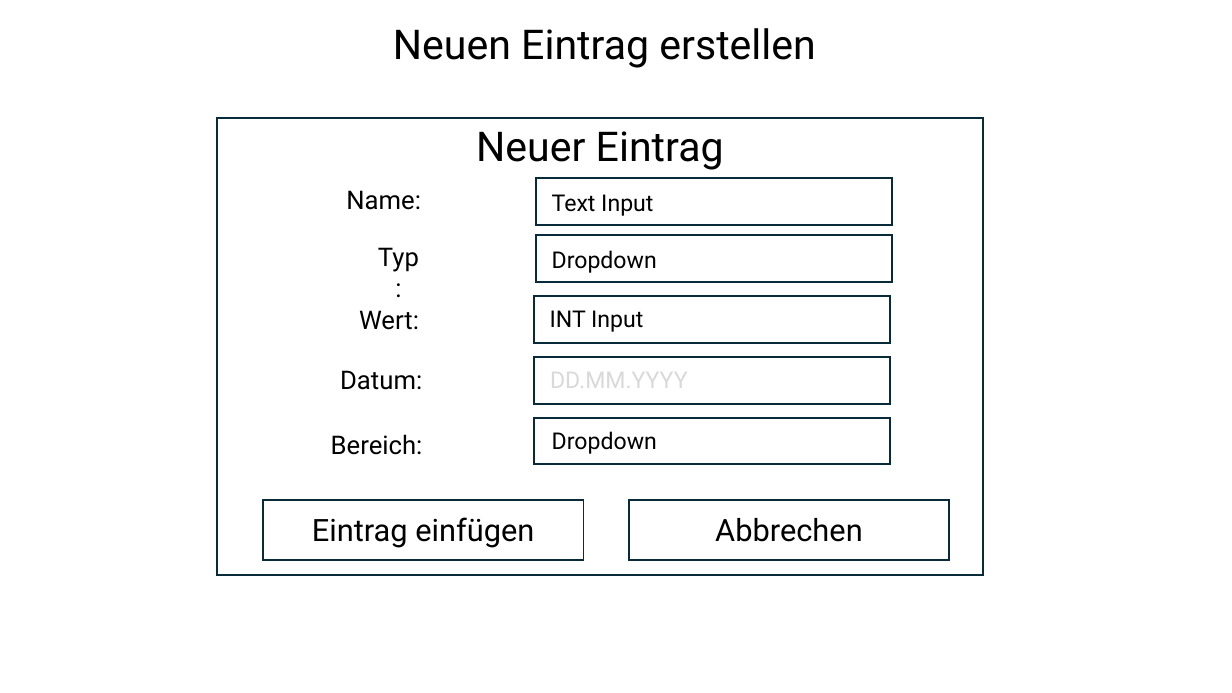
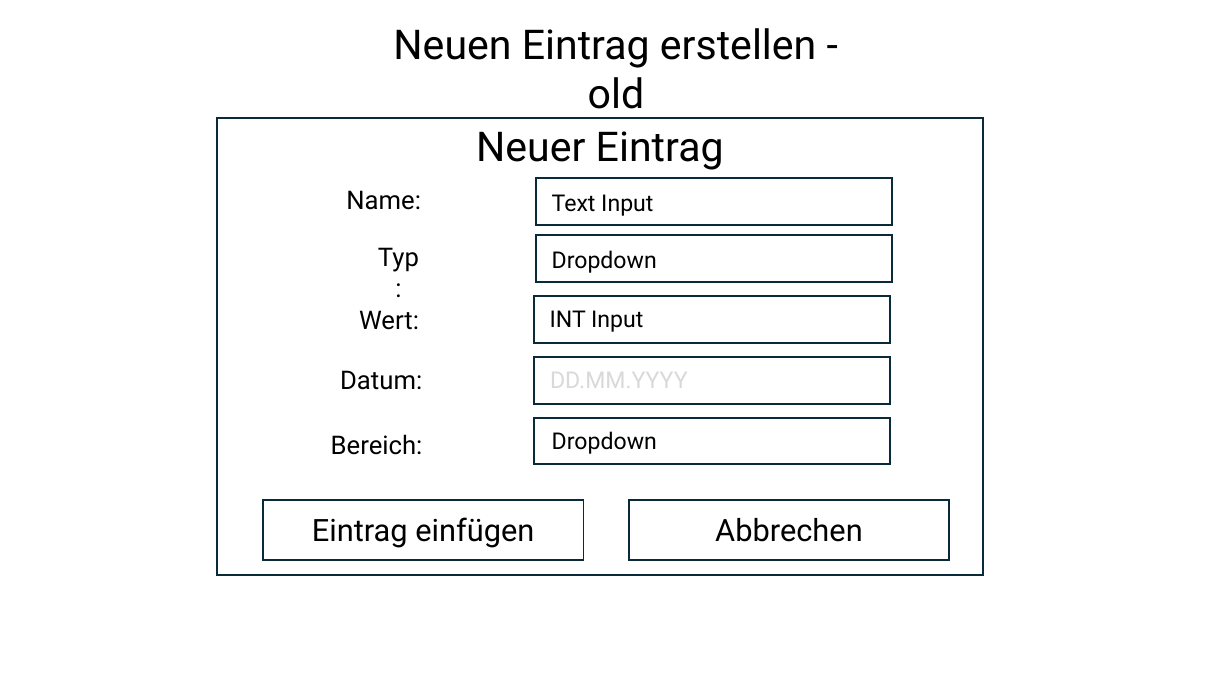
Before and after one commit to Dorin8k/GFNProjekt, a slide deck: slide 11 of Haushaltskasse_Mockup.pptx (slide 7 before the commit). Drawn at 1232x693 pixels with LibreOffice and Linux fonts; fonts in the diff are those of the drawing. Boxes give left, top, right and bottom in pixels: in the first picture for what was removed or moved away, otherwise in the second. Text is boxed around its words. In the diff, an @@ line names an element or a change of style, - is before the commit and + after.

```diff
--- a/Haushaltskasse_Mockup.pptx
+++ b/Haushaltskasse_Mockup.pptx
@@ text at bbox=[393, 28, 816, 119]: text changed @@
-Neuen Eintrag erstellen
+Neuen Eintrag erstellen - old
```
Also in this commit, not shown: 3 other slides changed, 8 slides added.
